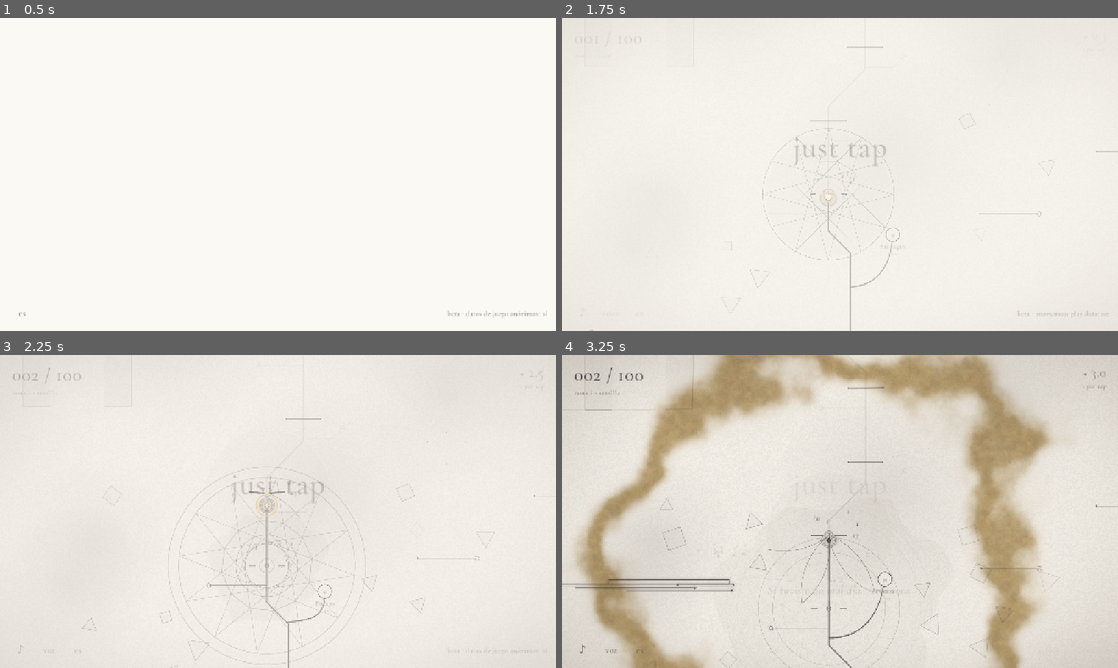
Above: before the commit, frames 1-4 (two rows, left to right).
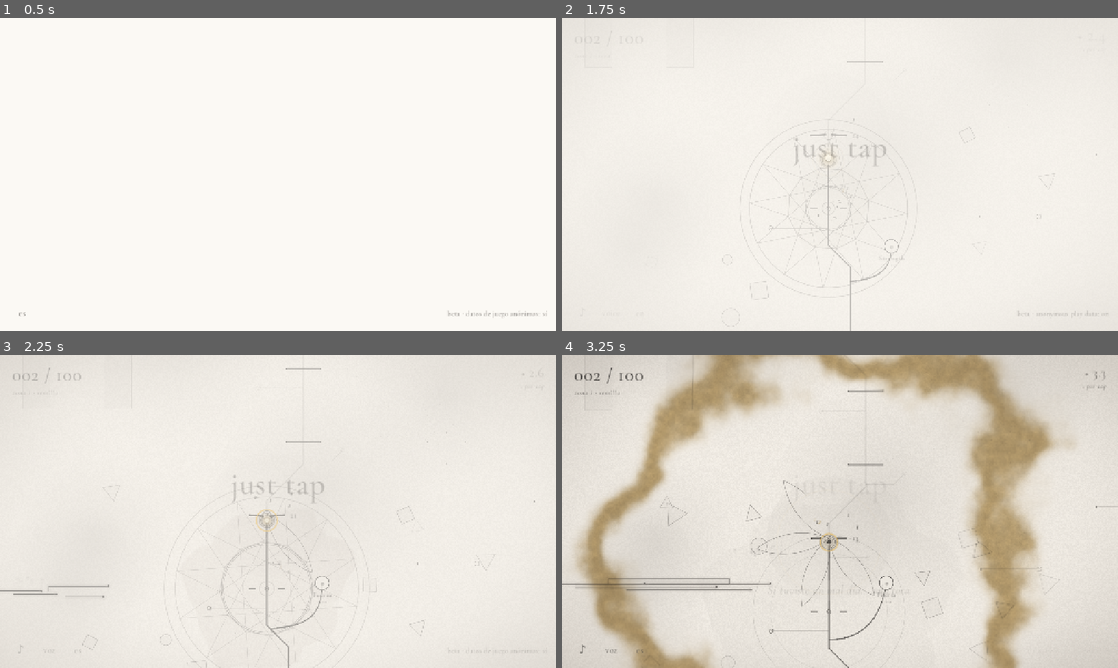
Above: after the commit, the same moments.

Repository: pablopalma/just-tap-repository
Game: Godot game, scene res://tools/full_run_test.tscn
Two runs of this game, one before a commit and one after it. Both use one fixed random seed, a clock stepped at 60 frames per second and the inputs below. This scene is started directly instead of the project's main scene. Sound files missing from this copy of the repository are replaced by a short silence.
Inputs:
- Up to frame 1 (0.5 s): no input
- Up to frame 2 (1.75 s): click "es" at 0.5 s; click "es" at 1.25 s
- Up to frame 3 (2.25 s): click "en" at 2 s
- Up to frame 4 (3.25 s): click "♪" at 2.75 s

Frame 1 is identical in both runs. In frame 2, 0.9% of the frame differs, in the area x 5-100%, y 9-100%; in frame 3, 1.6%; in frame 4, 8.4%, in the area x 0-98%, y 0-100%.

Commit message:
Tap with the music, and hold to rest the arm
A tap on the beat of the music hits harder, more for every beat of a clean
run (x2 up to x5), and is worth that much in light, flashes, echoes and
combo too. Its note lands on the beat and climbs the chord, so a run plays
a melody; the tip shows a faint ring closing on each beat and a gold flash
on each accent. Holding the button taps twice a beat on its own.

Measured with full_run_test (new styles mash/median/beat/hold): one tap a
beat reaches barrier 40 faster than the beta's median player with a quarter
of the taps. Gates report beat, hold and run; beta_report sums them.
Version 0.11.0-beta.

Co-Authored-By: Claude Opus 5.5 <noreply@anthropic.com>

Diff:
--- a/autoload/game_state.gd
+++ b/autoload/game_state.gd
@@ -70,6 +70,28 @@
 var time_at_gate := 0.0
 var taps_at_gate := 0
 
+## The beat (JUST_TAP_GODOT.md §1, "tocar con la música"): a tap on the music's beat hits BEAT_MULT
+## harder, BEAT_STEP more for every beat of a clean run, up to BEAT_MAX. A run allows rests of up
+## to BEAT_GAP beats (half time is fine); any tap off the beat, or a second one in the same beat,
+## ends it. So a calm player tapping with the music keeps up with one mashing, with far fewer taps.
+const BEAT_MULT := 2.0
+const BEAT_STEP := 0.375
+const BEAT_MAX := 5.0
+const BEAT_GAP := 2
+## Holding taps twice a beat, each worth this much: a little under a median player tapping by hand
+## (tools/full_run_test.tscn, `-- hold` against `-- median`).
+const HOLD_WORTH := 1.6
+## Accents keep the combo (resonancia) alive across a whole beat, not just COMBO_WINDOW.
+const BEAT_COMBO_WINDOW := 1.2
+var beat_streak := 0
+## During a hit's signal: the run's length if that tap fell on the beat, else 0.
+var accent := 0
+var _last_beat := -100
+## Per barrier, for telemetry: taps on the beat, taps from holding, the longest run.
+var beat_taps_at_gate := 0
+var hold_taps_at_gate := 0
+var best_streak_at_gate := 0
+
 var _combo_timer := 0.0
 var _auto_acc := 0.0
 var _echoes: Array[float] = []
@@ -215,7 +237,11 @@
 
 # --- Tapping ---------------------------------------------------------------
 
-func tap(source := "tap") -> void:
+## `beat`: for a player's tap, the index of the music's beat it fell on (Music.beat_at_tap()), or
+## -1 between beats. `held`: a tap from holding the button down (steady, on the half beat), which
+## neither starts nor breaks a run.
+func tap(source := "tap", beat := -1, held := false) -> void:
+	accent = 0
 	if not running or finished:
 		return
 	# In a cinematic (or a story) only its own hits count: the pulse and the echoes wait, so its
@@ -223,6 +249,25 @@
 	if cinematic and source != "cine" and source != "now":
 		return
 	var d := power()
+	# A tap on the beat is worth several taps: in damage, and in everything a tap brings (light,
+	# the chance of a flash or an echo, the combo), so tapping less, with the music, never falls behind.
+	var worth := 1.0
+	if source == "tap" and held:
+		hold_taps_at_gate += 1
+		worth = HOLD_WORTH
+		d *= worth
+	elif source == "tap":
+		if beat >= 0 and beat != _last_beat:
+			var gap := beat - _last_beat
+			beat_streak = beat_streak + 1 if gap >= 1 and gap <= BEAT_GAP else 1
+			_last_beat = beat
+			accent = beat_streak
+			worth = minf(BEAT_MAX, BEAT_MULT + BEAT_STEP * (beat_streak - 1))
+			d *= worth
+			beat_taps_at_gate += 1
+			best_streak_at_gate = maxi(best_streak_at_gate, beat_streak)
+		else:
+			beat_streak = 0
 	if source == "cine":
 		# The tip taps on its own, on the beat: about CINE_HITS hits per barrier, whatever your build.
 		d = maxf(d, max_hp(stage) * 1.25 / CINE_HITS)
@@ -232,18 +277,18 @@
 	if source == "now":
 		# Its own steady pace, whatever your build: the music, not the player, sets it.
 		d = max_hp(stage) * 1.02 / NOW_HITS
-	var crit := source != "cine" and source != "now" and randf() < 0.03 * lv("destello")
+	var crit := source != "cine" and source != "now" and randf() < 0.03 * lv("destello") * worth
 	if crit:
 		d *= 4.0
 	if source == "tap":
-		combo = minf(COMBO_MAX, combo + 1.0)
-		_combo_timer = COMBO_WINDOW
+		combo = minf(COMBO_MAX, combo + worth)
+		_combo_timer = maxf(_combo_timer, BEAT_COMBO_WINDOW if accent > 0 else COMBO_WINDOW)
 		taps_at_gate += 1
 		total_taps += 1
-		if randf() < 0.06 * lv("eco"):
+		if randf() < 0.06 * lv("eco") * worth:
 			_echoes.append(ECHO_DELAY)
 	last_hit_time = clock
-	add_light(light_per_tap(stage) * (0.5 if source == "auto" else 1.0))
+	add_light(light_per_tap(stage) * (0.5 if source == "auto" else worth))
 	if not star.is_empty():
 		hit.emit(d, crit, source)
 		_hit_star(d)
@@ -351,8 +396,16 @@
 	stage += 1
 	hp = max_hp(stage)
 	time_at_gate = 0.0
+	_reset_gate_counts()
+	_enter_stage()
+
+
+## A new barrier: its counters start again (a run on the beat carries on across barriers).
+func _reset_gate_counts() -> void:
 	taps_at_gate = 0
-	_enter_stage()
+	beat_taps_at_gate = 0
+	hold_taps_at_gate = 0
+	best_streak_at_gate = 0
 
 
 func add_light(v: float) -> void:
@@ -420,7 +473,7 @@
 	_echoes.clear()
 	_auto_acc = 0.0
 	time_at_gate = 0.0
-	taps_at_gate = 0
+	_reset_gate_counts()
 	light_changed.emit(light)
 	_enter_stage()
 	reborn.emit()
@@ -442,7 +495,7 @@
 	_echoes.clear()
 	_auto_acc = 0.0
 	time_at_gate = 0.0
-	taps_at_gate = 0
+	_reset_gate_counts()
 	light_changed.emit(light)
 	_enter_stage()
 	progress_reset.emit()
@@ -457,7 +510,7 @@
 	combo = 0.0
 	_echoes.clear()
 	time_at_gate = 0.0
-	taps_at_gate = 0
+	_reset_gate_counts()
 	for k in VoiceLines.ON_REACH:
 		if k <= stage:
 			said[VoiceLines.ON_REACH[k]] = true
--- a/autoload/music.gd
+++ b/autoload/music.gd
@@ -313,6 +313,54 @@
 	return fposmod((_time - _zone_origin) / (_s16() * 4.0), 1.0)
 
 
+## How far from a beat a tap still counts as on it, as a fraction of the beat (generous: this is
+## about feeling the music, not precision).
+const BEAT_WINDOW := 0.2
+## Between hearing the beat and the tap reaching the game, on top of the audio output's own delay.
+const HEARD_LAG := 0.03
+
+
+## The beat a tap falls on, by the music as the player hears it: its index, or -1 between beats.
+func beat_at_tap() -> int:
+	if not playing or title_on:
+		return -1
+	var beat := _s16() * 4.0
+	var heard := _heard_time()
+	var k := roundi(heard / beat)
+	return k if absf(heard - k * beat) <= BEAT_WINDOW * beat else -1
+
+
+## Like beat_phase(), but as the player hears it: what the tip's beat ring follows.
+func heard_phase() -> float:
+	return fposmod(_heard_time() / (_s16() * 4.0), 1.0)
+
+
+## Index of the current half beat: holding the button taps once on each.
+func half_beat() -> int:
+	return floori((_time - _zone_origin) / (_s16() * 2.0))
+
+
+func _heard_time() -> float:
+	return _time - _zone_origin - AudioServer.get_output_latency() - HEARD_LAG
+
+
+## A tap on the beat: its note lands on the beat itself (or at once, if the tap came after it),
+## a step higher for every beat of the run, so a run on the beat plays a melody; from the fourth,
+## glass doubles it an octave up.
+func play_accent(run: int) -> void:
+	if not playing:
+		return
+	var beat := _s16() * 4.0
+	var t := maxf(_time, _zone_origin + roundf((_time - _zone_origin) / beat) * beat)
+	var n := chord().size()
+	var midi := chord_note((run - 1) % (n * 2), tonic() + 12)
+	shape_note.emit(midi, true)
+	_schedule(t, "note", _tap_instrument(), midi, 0.065)
+	_schedule(t, "wind", "tap", midi, 0.045)
+	if run >= 4:
+		_schedule(t, "note", "glass", midi + 12, 0.028)
+
+
 func play_tap(progress: float, crit: bool) -> void:
 	if not playing:
 		return
@@ -634,6 +682,8 @@
 		play_auto()
 	elif not GameState.branches.is_empty():
 		play_trio(crit)
+	elif GameState.accent > 0:
+		play_accent(GameState.accent)
 	else:
 		play_tap(GameState.progress(), crit)
 
--- a/autoload/telemetry.gd
+++ b/autoload/telemetry.gd
@@ -180,6 +180,8 @@
 		levels += int(GameState.up[id])
 	# Emitted before the barrier's counters reset, so they still describe this barrier.
 	event("gate", {"s": snappedf(GameState.time_at_gate, 0.1), "taps": GameState.taps_at_gate,
+		"beat": GameState.beat_taps_at_gate, "hold": GameState.hold_taps_at_gate,
+		"run": GameState.best_streak_at_gate,
 		"light": roundf(GameState.light), "lv": levels, "tree": _tree_opens,
 		"cine": GameState.cinematic}, n)
 	_tree_opens = 0
--- a/scripts/build_flags.gd
+++ b/scripts/build_flags.gd
@@ -22,7 +22,7 @@
 const TREE_INLINE := true
 
 ## Shown in the play data so balance can be compared between builds.
-const VERSION := "0.10.0-beta"
+const VERSION := "0.11.0-beta"
 
 ## Google Apps Script web app that receives the beta play data (docs/beta-datos.md). Empty: nothing
 ## is recorded and the title screen does not offer the switch.
--- a/scripts/loc.gd
+++ b/scripts/loc.gd
@@ -11,6 +11,8 @@
 	"hint_tap": {"es": "tap", "en": "tap"},
 	"hint_tree": {"es": "mejora el árbol", "en": "grow the tree"},
 	"hint_tree_inline": {"es": "toca el árbol", "en": "tap the tree"},
+	"hint_beat": {"es": "toca con la música", "en": "tap with the music"},
+	"hint_hold": {"es": "mantén presionado para seguir", "en": "hold to keep going"},
 	"story_yes": {"es": "cuéntame", "en": "tell me"},
 	"story_no": {"es": "seguir", "en": "keep going"},
 	"zone_label": {"es": "zona %s · %s", "en": "zone %s · %s"},
--- a/scripts/main.gd
+++ b/scripts/main.gd
@@ -67,6 +67,12 @@
 var _now_t := 0.0
 var _now_beat := 0.0
 var _now_note := 0
+## Holding the button (or space) down taps on its own, once every half beat, after HOLD_DELAY:
+## gentler than tapping, but the arm rests (JUST_TAP_GODOT.md §1, "tocar con la música").
+const HOLD_DELAY := 0.4
+var _holding := false
+var _hold_t := 0.0
+var _hold_half := 0
 const NOW_START := 1.6  # seconds of bars and silence before the first hit
 var depth: DepthBackground
 var bird: GiantBird
@@ -288,7 +294,26 @@
 	if mode == Mode.INTRO:
 		_start()
 	else:
-		GameState.tap("tap")
+		GameState.tap("tap", Music.beat_at_tap())
+		_holding = true
+		_hold_t = 0.0
+		_hold_half = Music.half_beat()
+
+
+## While the tap that started it is still held: one soft tap on every half beat.
+func _process_hold(delta: float) -> void:
+	if not _holding:
+		return
+	var down := Input.is_mouse_button_pressed(MOUSE_BUTTON_LEFT) or Input.is_key_pressed(KEY_SPACE)
+	if not down or mode != Mode.PLAY or _cine or _now or _story or droste.is_playing():
+		_holding = false
+		return
+	_hold_t += delta
+	var half := Music.half_beat()
+	if half != _hold_half:
+		_hold_half = half
+		if _hold_t >= HOLD_DELAY:
+			GameState.tap("tap", -1, true)
 
 
 ## The intro fades in 3 s, the spark comes down onto the tip, the HUD appears in 2 s and the line
@@ -429,6 +454,7 @@
 		_process_cinematic(delta)
 	if _now:
 		_process_now(delta)
+	_process_hold(delta)
 	path_view.lit = tip.lit
 	tip.scale = Vector2.ONE * path.grow_at(tip.lit)  # grows towards the spiral's centre
 	inline_tree.active = tree_inline and GameState.running and not GameState.finished \
@@ -682,13 +708,18 @@
 # --- Events -----------------------------------------------------------------
 
 func _on_hit(damage: float, crit: bool, source: String) -> void:
-	tip.kick(6.0 if source == "auto" else 12.0)
+	var run := GameState.accent
+	tip.kick(6.0 if source == "auto" else (16.0 if run > 0 else 12.0))
+	if run > 0:
+		tip.accent(run)
 	if _dark and source == "tap":
 		crumble.tap(GameState.stage)
-	gates.hit(0.25 if source == "auto" else 0.6)
+	gates.hit(0.25 if source == "auto" else (0.9 if run > 0 else 0.6))
 	var p := path.gate_pos(GameState.stage) + Vector2(randf_range(-55, 55), randf_range(-26, -6))
 	if crit:
 		fx.float_text(p, Fmt.num(damage), Palette.chapter_color(maxi(1, Palette.chapter_of(GameState.stage))), 24)
+	elif run > 0:
+		fx.float_text(p, Fmt.num(damage), Palette.GOLD.darkened(0.25), 15 + mini(run, 8))
 	elif source != "auto":
 		fx.float_text(p, Fmt.num(damage), Color(Palette.INK, 0.8), 15)
 
--- a/scripts/ui/hud.gd
+++ b/scripts/ui/hud.gd
@@ -15,6 +15,9 @@
 var _dot: Label
 var _total_taps := 0
 var _cache := {}
+## Once a run on the beat (or a hold) has happened, its hint is not needed again this session.
+var _beat_learned := false
+var _hold_learned := false
 
 
 func _ready() -> void:
@@ -106,12 +109,18 @@
 	_dot.add_theme_color_override("font_color", col)
 
 	var hint := ""
-	if g.running and not g.finished:
+	_beat_learned = _beat_learned or g.beat_streak >= 3
+	_hold_learned = _hold_learned or g.hold_taps_at_gate >= 4
+	if g.running and not g.finished and not g.cinematic:
 		if _total_taps < 3 and g.stage == 1:
 			hint = Loc.t("hint_tap")
 		elif g.time_at_gate > 12.0 and g.taps_at_gate > 25 and g.progress() < 0.25:
 			# beside the line there is nothing to open: the nodes are right there
 			hint = Loc.t("hint_tree" if _tree.visible else "hint_tree_inline")
+		elif not _beat_learned and g.stage >= 4 and g.stage < 12 and g.taps_at_gate > 15:
+			hint = Loc.t("hint_beat")
+		elif not _hold_learned and g.stage >= 6 and g.stage < 20 and g.taps_at_gate > 40:
+			hint = Loc.t("hint_hold")
 	_put_text(_hint, hint)
 
 
--- a/scripts/world/tip.gd
+++ b/scripts/world/tip.gd
@@ -9,6 +9,13 @@
 
 var _squash := 0.0
 var _flash := 0.0
+## A tap on the beat: a gold ring, wider the longer the run.
+var _gold := 0.0
+var _run := 0
+## The beat ring: a faint circle closing in on the tip with each beat of the music, so a player can
+## tap with it (JUST_TAP_GODOT.md §1, "tocar con la música"). It shows once the player has tapped,
+## and grows clearer while a run on the beat lasts.
+var _ring := 0.0
 ## In a cinematic the tip leaves a trail of its last positions (world space), fading.
 var trail := false
 var _trail: Array[Vector2] = []
@@ -31,6 +38,12 @@
 	jolt *= exp(-9.0 * delta)
 	_squash *= exp(-11.0 * delta)
 	_flash = maxf(0.0, _flash - delta * 3.0)
+	_gold = maxf(0.0, _gold - delta * 2.2)
+	var g := GameState
+	var ring_to := 0.0
+	if g.running and not g.finished and not g.cinematic and g.total_taps > 0:
+		ring_to = 0.35 + 0.65 * minf(1.0, g.beat_streak / 4.0)
+	_ring = lerpf(_ring, ring_to, minf(1.0, delta * 2.0))
 	position = path.pos_at(lit + jolt)
 	if trail:
 		_trail.push_front(position)
@@ -48,6 +61,11 @@
 	_flash = 1.0
 
 
+func accent(run: int) -> void:
+	_gold = 1.0
+	_run = run
+
+
 func _draw() -> void:
 	# While a star or a fork runs, the tip is its lights; it comes back as one when they rejoin.
 	if not GameState.star.is_empty() or not GameState.branches.is_empty():
@@ -56,6 +74,15 @@
 	for i in range(1, _trail.size()):
 		var k := 1.0 - float(i) / TRAIL_LEN
 		draw_circle(_trail[i] - position, 3.5 * k, Color(c, 0.35 * k))
+	if _ring > 0.01:
+		var ph := Music.heard_phase()
+		var r := lerpf(40.0, 17.0, ph)
+		draw_arc(Vector2.ZERO, r, 0.0, TAU, 48, Color(Palette.INK, 0.16 * _ring * smoothstep(0.0, 0.5, ph)), 1.0, true)
+	if _gold > 0.0:
+		var e := 1.0 - _gold
+		var far := 30.0 + 4.0 * minf(_run, 8)
+		draw_arc(Vector2.ZERO, lerpf(14.0, far, e), 0.0, TAU, 48, Color(Palette.GOLD, 0.8 * _gold), 2.2, true)
+		draw_circle(Vector2.ZERO, 20.0, Color(Palette.GOLD, 0.12 * _gold))
 	if _flash > 0.0:
 		var e := 1.0 - _flash
 		draw_arc(Vector2.ZERO, lerpf(10.0, 30.0, e), 0.0, TAU, 40, Color(c, 0.55 * _flash), 1.4, true)
--- a/tools/full_run_test.gd
+++ b/tools/full_run_test.gd
@@ -30,6 +30,39 @@
 	Narrator.line_started.connect(func(id: String, _x: String, _d: float) -> void:
 		if id.begins_with("story") or id.begins_with("now") or id.begins_with("demo"):
 			_log("voz " + id))
+
+
+## How it taps, from the command line (`-- beat`): "mash" TAPS a second wherever they fall (the
+## default), "median" like the beta's median player (3.5 a second), "beat" once on every beat of
+## the music, "hold" only holding the button down.
+func _style() -> String:
+	for a in OS.get_cmdline_user_args():
+		if a in ["mash", "median", "beat", "hold"]:
+			return a
+	return "mash"
+
+
+var _last_beat := -100
+var _last_half := -100
+
+
+func _play(delta: float) -> void:
+	match _style():
+		"beat":
+			var k := Music.beat_at_tap()
+			if k >= 0 and k != _last_beat:
+				_last_beat = k
+				GameState.tap("tap", k)
+		"hold":
+			var h := Music.half_beat()
+			if h != _last_half:
+				_last_half = h
+				GameState.tap("tap", -1, true)
+		_:
+			_acc += delta * (3.5 if _style() == "median" else TAPS)
+			while _acc >= 1.0:
+				_acc -= 1.0
+				GameState.tap("tap", Music.beat_at_tap())
 
 
 func _log(s: String) -> void:
@@ -69,14 +102,11 @@
 		if c is Screens.Letter and c._ready_to_leave:
 			c._leave()
 	if _main._end_shown:
-		_log("pantalla final. barrera %d, %d toques" % [GameState.stage, GameState.total_taps])
+		_log("pantalla final (%s). barrera %d, %d toques" % [_style(), GameState.stage, GameState.total_taps])
 		get_tree().quit()
 		return
 	if GameState.running and not GameState.finished and not _main._story:
-		_acc += delta * TAPS
-		while _acc >= 1.0:
-			_acc -= 1.0
-			GameState.tap("tap")
+		_play(delta)
 		_buy += delta
 		if _buy > 1.5:
 			_buy = 0.0
Not shown, changed: JUST_TAP_GODOT.md
